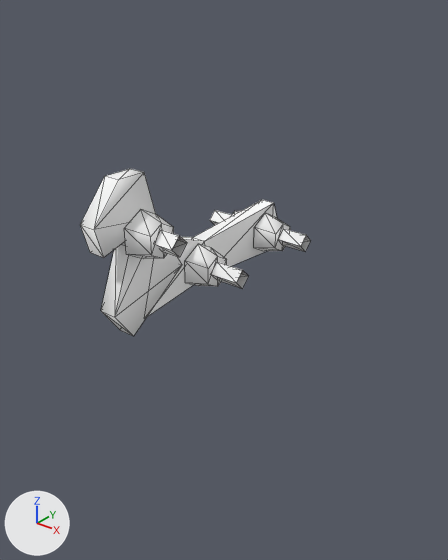
An edit to the OBJ model Assets/Art/Nova1492/GXConverted/Models/Characters/MobAndBoss/datan_common_mob11-legs_f0120930.obj, drawn before and after from the same camera.
One viewpoint serves both versions: a 50 mm lens placed at (2.07, -2.35, 1.2), pointed at (0.17, 0.02, -0.27). Arrows for +X, +Y and +Z are at lower left; the lights stay in place. The picture after the commit comes second. Mesh edges are drawn as thin lines. Where no turn or scale is listed for an object, it has been applied to the vertices.

Script lines for the objects in view, before the commit:
```python
me_datan_common_mob11_legs_f0120930 = bpy.data.meshes.new('datan_common_mob11-legs_f0120930')
me_datan_common_mob11_legs_f0120930.from_pydata(...)  # 154 vertices, 194 faces; spans x -0.347..0.345, y -0.728..0.728, z -0.403..0.403
me_datan_common_mob11_legs_f0120930.materials.append(mat_datan_common_mob11_legs_f0120930)  # white #ffffff
ob_datan_common_mob11_legs_f0120930 = bpy.data.objects.new('datan_common_mob11-legs_f0120930', me_datan_common_mob11_legs_f0120930)
ob_datan_common_mob11_legs_f0120930.location = (0.0, 0.0, 0.0)
```
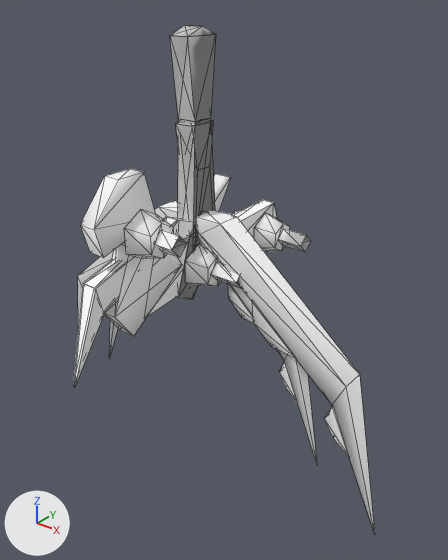
Diff of the bpy script that builds the scene:
```diff
--- a/Assets/Art/Nova1492/GXConverted/Models/Characters/MobAndBoss/datan_common_mob11-legs_f0120930.obj.py
+++ b/Assets/Art/Nova1492/GXConverted/Models/Characters/MobAndBoss/datan_common_mob11-legs_f0120930.obj.py
@@ ob_datan_common_mob11_legs_f0120930_mesh12 @@
+ob_datan_common_mob11_legs_f0120930_mesh12 = bpy.data.objects.new('datan_common_mob11-legs_f0120930_mesh12', me_datan_common_mob11_legs_f0120930_mesh12)  # 29 vertices, 36 faces; spans x -0.06..1.21, y -0.07..0.07, z -1.44..0.09; in mat_datan_common_mob11_legs_f0120930 (white #ffffff)
+ob_datan_common_mob11_legs_f0120930_mesh12.location = (0.0, 0.0, 0.0)
@@ ob_datan_common_mob11_legs_f0120930_mesh11 @@
+ob_datan_common_mob11_legs_f0120930_mesh11 = bpy.data.objects.new('datan_common_mob11-legs_f0120930_mesh11', me_datan_common_mob11_legs_f0120930_mesh11)  # 16 vertices, 28 faces; spans x -0.055..0.055, y -0.1..0.104, z -0.192..1.001; in mat_datan_common_mob11_legs_f0120930 (white #ffffff)
+ob_datan_common_mob11_legs_f0120930_mesh11.location = (0.0, 0.0, 0.0)
@@ ob_datan_common_mob11_legs_f0120930_mesh10 @@
+ob_datan_common_mob11_legs_f0120930_mesh10 = bpy.data.objects.new('datan_common_mob11-legs_f0120930_mesh10', me_datan_common_mob11_legs_f0120930_mesh10)  # 15 vertices, 26 faces; spans x -0.035..0.045, y -0.9..0.168, z -0.536..0.104; in mat_datan_common_mob11_legs_f0120930 (white #ffffff)
+ob_datan_common_mob11_legs_f0120930_mesh10.location = (0.0, 0.0, 0.0)
@@ ob_datan_common_mob11_legs_f0120930_mesh09 @@
+ob_datan_common_mob11_legs_f0120930_mesh09 = bpy.data.objects.new('datan_common_mob11-legs_f0120930_mesh09', me_datan_common_mob11_legs_f0120930_mesh09)  # 12 vertices, 20 faces; spans x -0.055..0.055, y -0.222..0.091, z -0.373..0.11; in mat_datan_common_mob11_legs_f0120930 (white #ffffff)
+ob_datan_common_mob11_legs_f0120930_mesh09.location = (0.0, 0.0, 0.0)
@@ ob_datan_common_mob11_legs_f0120930_mesh08 @@
+ob_datan_common_mob11_legs_f0120930_mesh08 = bpy.data.objects.new('datan_common_mob11-legs_f0120930_mesh08', me_datan_common_mob11_legs_f0120930_mesh08)  # 19 vertices, 28 faces; spans x -0.055..0.055, y -0.901..0.224, z -0.536..0.233; in mat_datan_common_mob11_legs_f0120930 (white #ffffff)
+ob_datan_common_mob11_legs_f0120930_mesh08.location = (0.0, 0.0, 0.0)
@@ ob_datan_common_mob11_legs_f0120930_mesh07 @@
+ob_datan_common_mob11_legs_f0120930_mesh07 = bpy.data.objects.new('datan_common_mob11-legs_f0120930_mesh07', me_datan_common_mob11_legs_f0120930_mesh07)  # 12 vertices, 18 faces; spans x -0.055..0.055, y -0.222..0.091, z -0.373..0.11; in mat_datan_common_mob11_legs_f0120930 (white #ffffff)
+ob_datan_common_mob11_legs_f0120930_mesh07.location = (0.0, 0.0, 0.0)
@@ ob_datan_common_mob11_legs_f0120930_mesh06 @@
+ob_datan_common_mob11_legs_f0120930_mesh06 = bpy.data.objects.new('datan_common_mob11-legs_f0120930_mesh06', me_datan_common_mob11_legs_f0120930_mesh06)  # 29 vertices, 36 faces; spans x -0.061..0.834, y -0.051..0.051, z -1.18..0.077; in mat_datan_common_mob11_legs_f0120930 (white #ffffff)
+ob_datan_common_mob11_legs_f0120930_mesh06.location = (0.0, 0.0, 0.0)
@@ ob_datan_common_mob11_legs_f0120930_mesh05 @@
+ob_datan_common_mob11_legs_f0120930_mesh05 = bpy.data.objects.new('datan_common_mob11-legs_f0120930_mesh05', me_datan_common_mob11_legs_f0120930_mesh05)  # 16 vertices, 28 faces; spans x -0.055..0.055, y -0.081..0.083, z -0.115..0.579; in mat_datan_common_mob11_legs_f0120930 (white #ffffff)
+ob_datan_common_mob11_legs_f0120930_mesh05.location = (0.0, 0.0, 0.0)
@@ ob_datan_common_mob11_legs_f0120930_mesh04 @@
+ob_datan_common_mob11_legs_f0120930_mesh04 = bpy.data.objects.new('datan_common_mob11-legs_f0120930_mesh04', me_datan_common_mob11_legs_f0120930_mesh04)  # 29 vertices, 36 faces; spans x -0.835..0.06, y -0.051..0.051, z -1.179..0.078; in mat_datan_common_mob11_legs_f0120930 (white #ffffff)
+ob_datan_common_mob11_legs_f0120930_mesh04.location = (0.0, 0.0, 0.0)
@@ ob_datan_common_mob11_legs_f0120930_mesh03 @@
+ob_datan_common_mob11_legs_f0120930_mesh03 = bpy.data.objects.new('datan_common_mob11-legs_f0120930_mesh03', me_datan_common_mob11_legs_f0120930_mesh03)  # 16 vertices, 28 faces; spans x -0.055..0.055, y -0.081..0.083, z -0.115..0.579; in mat_datan_common_mob11_legs_f0120930 (white #ffffff)
+ob_datan_common_mob11_legs_f0120930_mesh03.location = (0.0, 0.0, 0.0)
@@ ob_datan_common_mob11_legs_f0120930_mesh02 @@
+ob_datan_common_mob11_legs_f0120930_mesh02 = bpy.data.objects.new('datan_common_mob11-legs_f0120930_mesh02', me_datan_common_mob11_legs_f0120930_mesh02)  # 29 vertices, 36 faces; spans x -1.21..0.06, y -0.07..0.07, z -1.44..0.09; in mat_datan_common_mob11_legs_f0120930 (white #ffffff)
+ob_datan_common_mob11_legs_f0120930_mesh02.location = (0.0, 0.0, 0.0)
@@ ob_datan_common_mob11_legs_f0120930_mesh01 @@
+ob_datan_common_mob11_legs_f0120930_mesh01 = bpy.data.objects.new('datan_common_mob11-legs_f0120930_mesh01', me_datan_common_mob11_legs_f0120930_mesh01)  # 16 vertices, 28 faces; spans x -0.055..0.055, y -0.1..0.104, z -0.192..1.001; in mat_datan_common_mob11_legs_f0120930 (white #ffffff)
+ob_datan_common_mob11_legs_f0120930_mesh01.location = (0.0, 0.0, 0.0)
```

Location of each change, (x1, y1, x2, y2) in pixels of the pictures (448 x 560 px):
'datan_common_mob11-legs_f0120930_mesh12', added: after (196, 210, 375, 533)
'datan_common_mob11-legs_f0120930_mesh11', added: after (170, 25, 216, 228)
'datan_common_mob11-legs_f0120930_mesh06', added: after (198, 234, 317, 464)
'datan_common_mob11-legs_f0120930_mesh10', added: after (75, 217, 192, 385)
'datan_common_mob11-legs_f0120930_mesh08', added: after (73, 174, 231, 386)
'datan_common_mob11-legs_f0120930_mesh01', added: after (170, 26, 192, 219)
'datan_common_mob11-legs_f0120930_mesh02', added (mostly hidden): after (78, 200, 197, 328)
'datan_common_mob11-legs_f0120930_mesh05', added: after (176, 119, 214, 216)
'datan_common_mob11-legs_f0120930_mesh07', added: after (177, 211, 207, 299)
'datan_common_mob11-legs_f0120930_mesh09', added: after (179, 212, 205, 298)
'datan_common_mob11-legs_f0120930_mesh04', added (mostly hidden): after (109, 321, 118, 358)
'datan_common_mob11-legs_f0120930_mesh03', added: after (175, 122, 191, 145)
